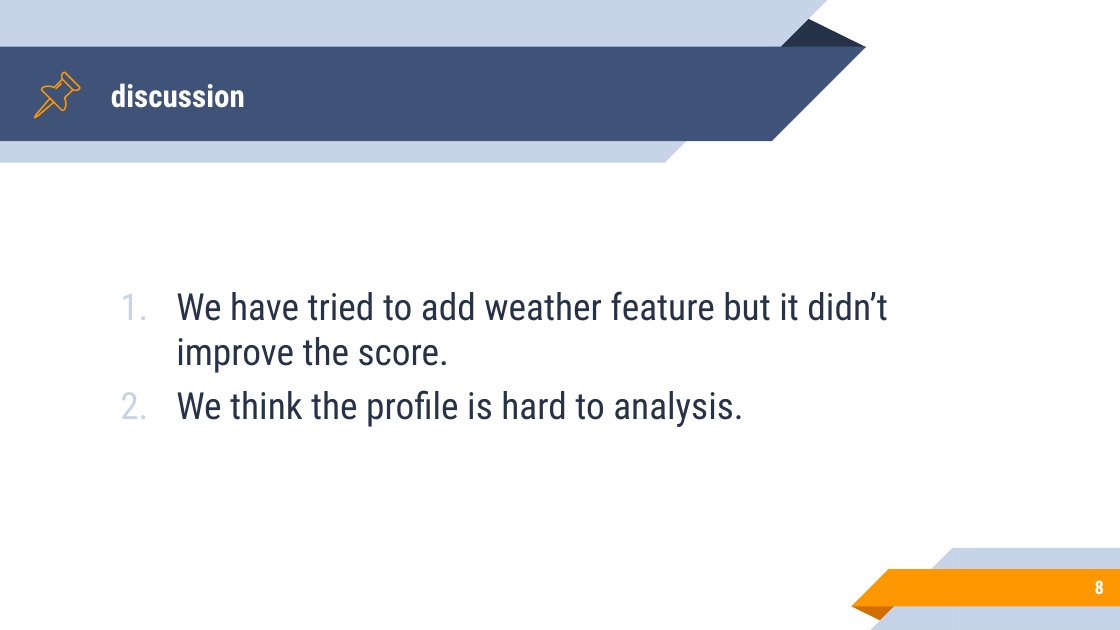
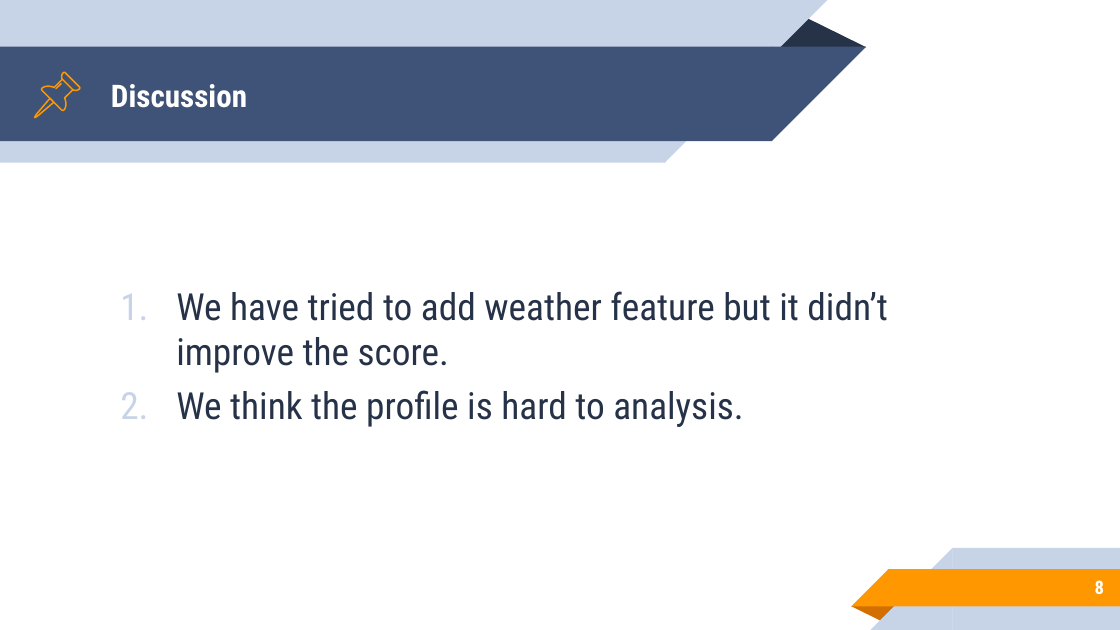
Before and after one commit to tping812/108-NN-homework2, a slide deck: slide 8 of M10715090/kddcup期末報告.pptx. Drawn at 1120x630 pixels with LibreOffice and Linux fonts; fonts in the diff are those of the drawing. Boxes give left, top, right and bottom in pixels: in the first picture for what was removed or moved away, otherwise in the second. Text is boxed around its words. In the diff, an @@ line names an element or a change of style, - is before the commit and + after.

```diff
--- a/M10715090/kddcup期末報告.pptx
+++ b/M10715090/kddcup期末報告.pptx
@@ title at <box>111,84,247,108</box>: text changed @@
-discussion
+Discussion
```
Also in this commit, not shown: 3 slides added.
